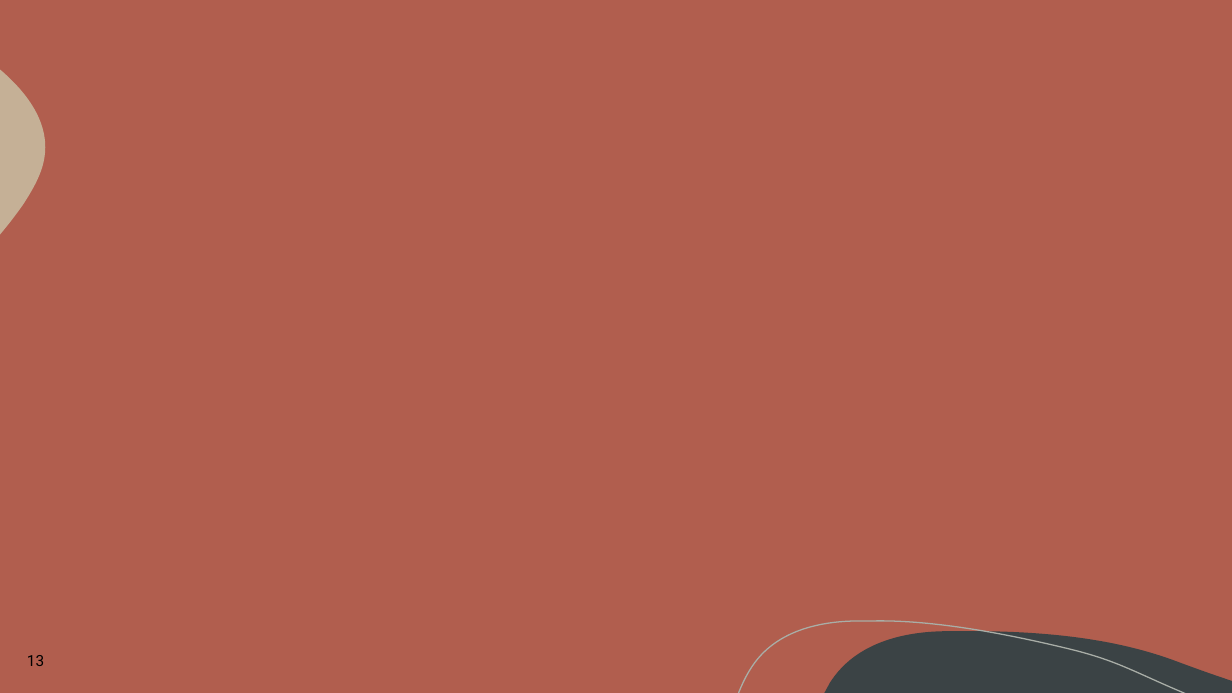
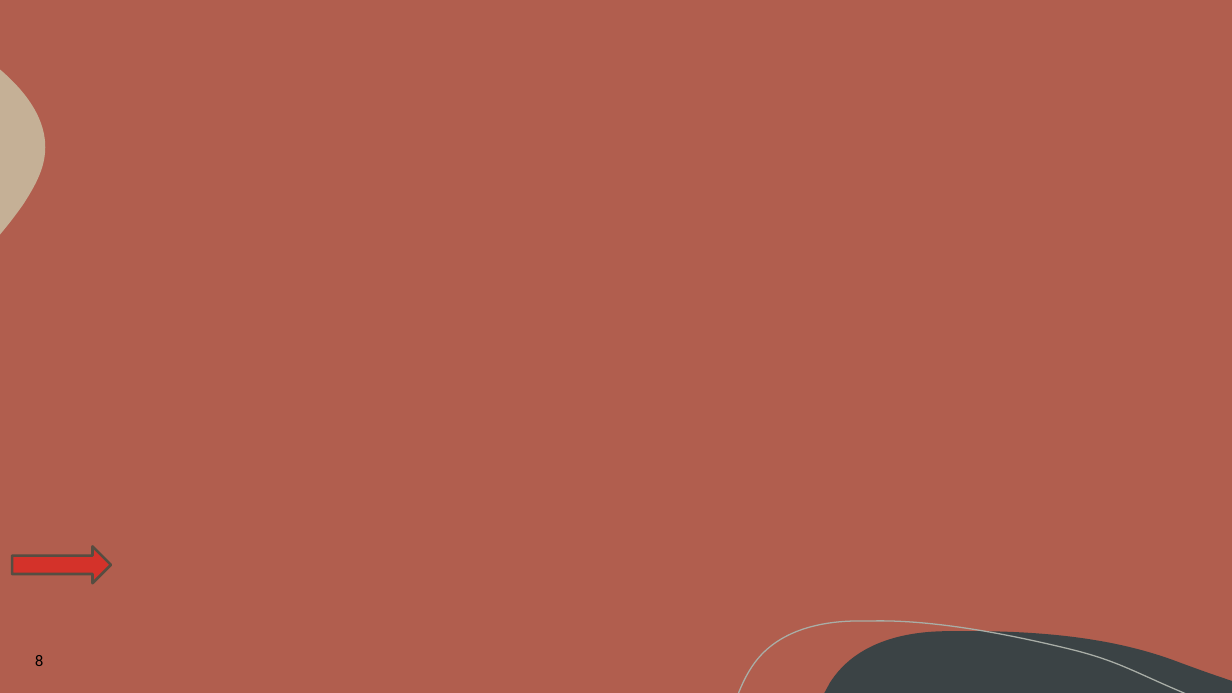
Before and after one commit to LegallyNotBlonde/Project-1, a slide deck: slide 8 of AIStocksProject/Presentation_Tech_Giants_Face_Off.pptx (slide 13 before the commit). Drawn at 1232x693 pixels with LibreOffice and Linux fonts; fonts in the diff are those of the drawing; background and template pictures are left out. Boxes give left, top, right and bottom in pixels: in the first picture for what was removed or moved away, otherwise in the second. Text is boxed around its words. In the diff, an @@ line names an element or a change of style, - is before the commit and + after.

```diff
--- a/AIStocksProject/Presentation_Tech_Giants_Face_Off.pptx
+++ b/AIStocksProject/Presentation_Tech_Giants_Face_Off.pptx
@@ right arrow added at box(12, 546, 111, 583), fill #FF0000 at 46% opacity, outline #564D42 2 pt @@
@@ page number at box(35, 655, 44, 666): text changed @@
-13
+8
```
Also in this commit, not shown: 3 other slides changed, 1 slide added, 1 slide removed, 24 other files.
